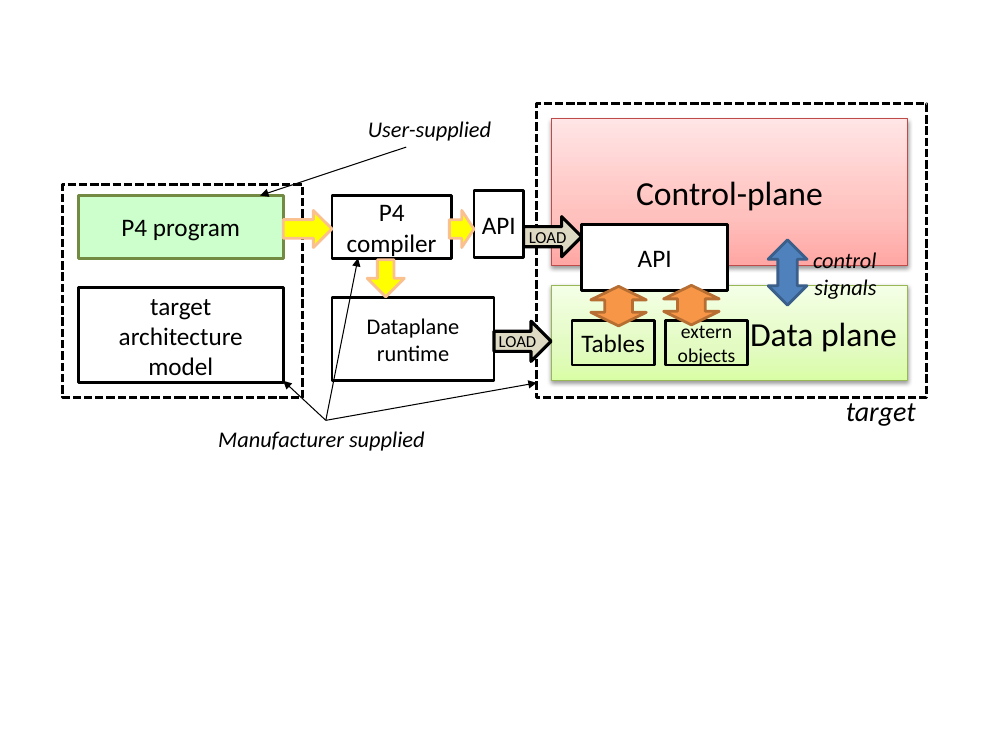
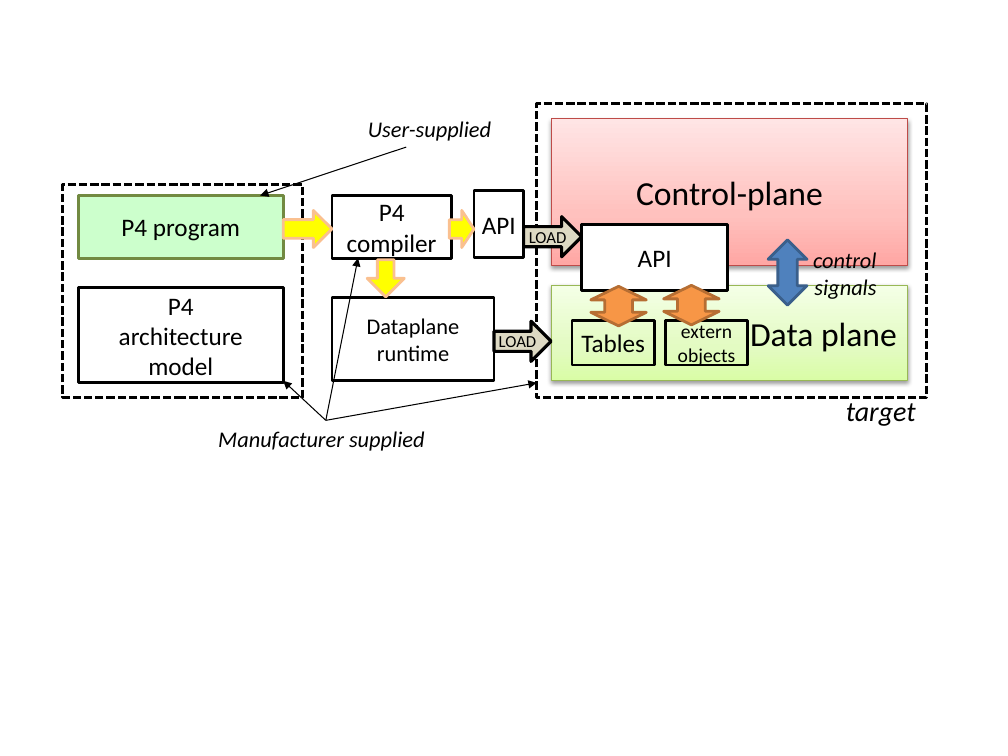
Before and after one commit to p4lang/p4-spec, a slide deck: slide 4 of p4-16/spec/P4-16-draft-spec.pptx. Drawn at 1008x756 pixels with LibreOffice and Linux fonts; fonts in the diff are those of the drawing. Boxes give left, top, right and bottom in pixels: in the first picture for what was removed or moved away, otherwise in the second. Text is boxed around its words. In the diff, an @@ line names an element or a change of style, - is before the commit and + after.

```diff
--- a/p4-16/spec/P4-16-draft-spec.pptx
+++ b/p4-16/spec/P4-16-draft-spec.pptx
@@ text in rectangle at (119, 298, 243, 345): text changed @@
-target
-architecture
+P4
+architecture
```
Also in this commit, not shown: 1 other slide changed, 1 slide added.
